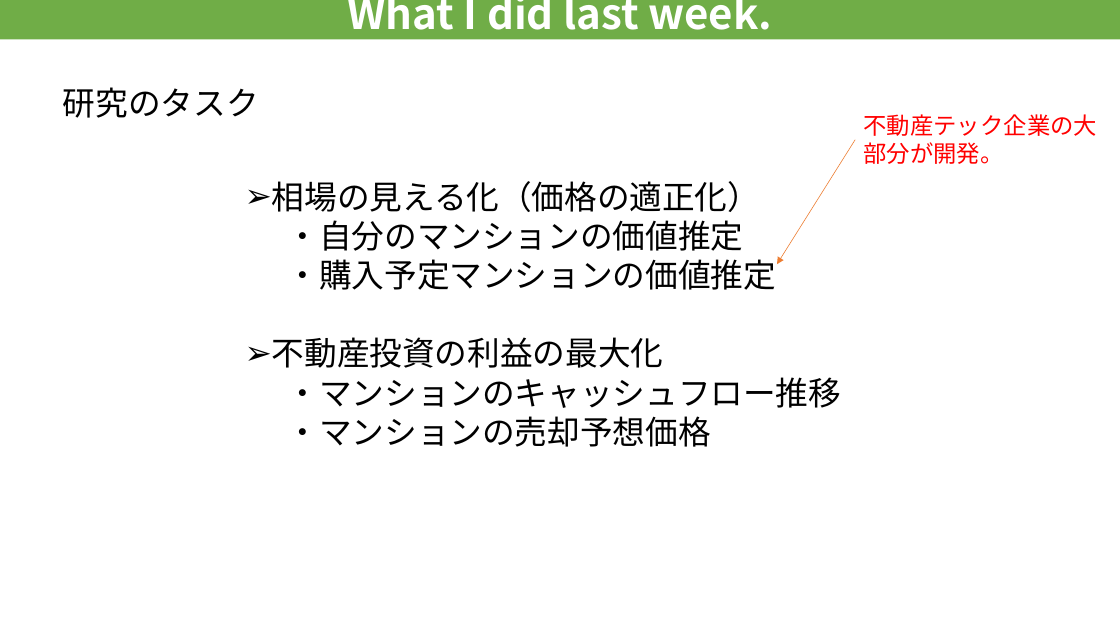
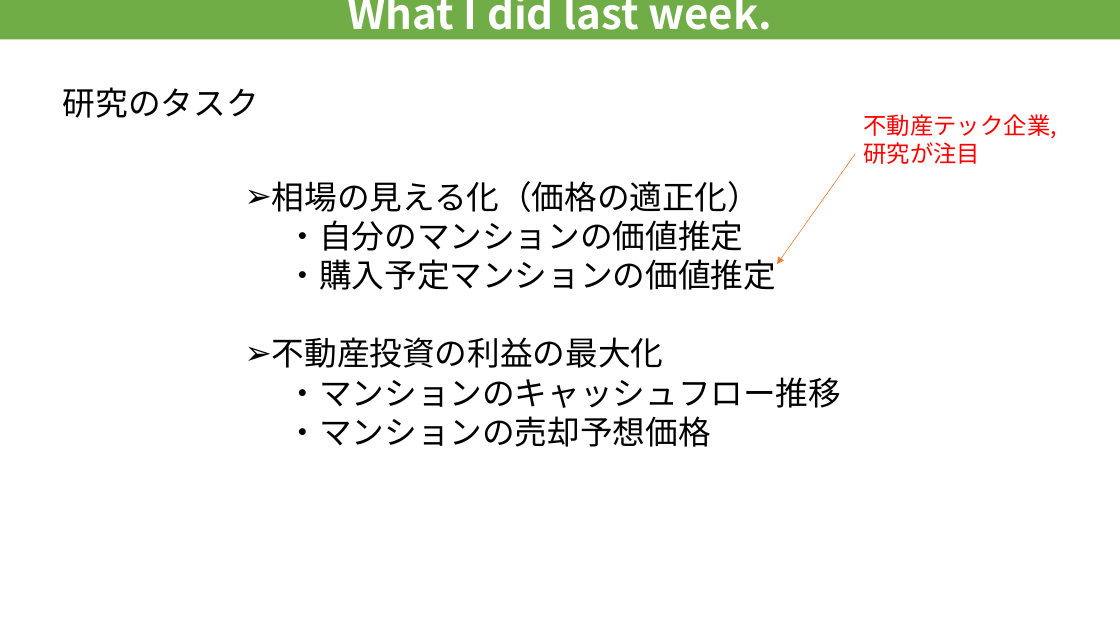
Before and after one commit to RyosukeHattori/Progress_Studies, a slide deck: slide 4 of 進捗/weel2.pptx. Drawn at 1120x630 pixels with LibreOffice and Linux fonts; fonts in the diff are those of the drawing. Boxes give left, top, right and bottom in pixels: in the first picture for what was removed or moved away, otherwise in the second. Text is boxed around its words. In the diff, an @@ line names an element or a change of style, - is before the commit and + after.

```diff
--- a/進捗/weel2.pptx
+++ b/進捗/weel2.pptx
@@ text at <box>863,114,1057,164</box>: text changed @@
-不動産テック企業の大部分が開発。
+不動産テック企業,
+研究が注目
@@ arrow moved from (855, 139) - (777, 265) to (855, 154) - (777, 265) @@
```
Also in this commit, not shown: 2 other slides changed, 1 slide added, 4 other files.
